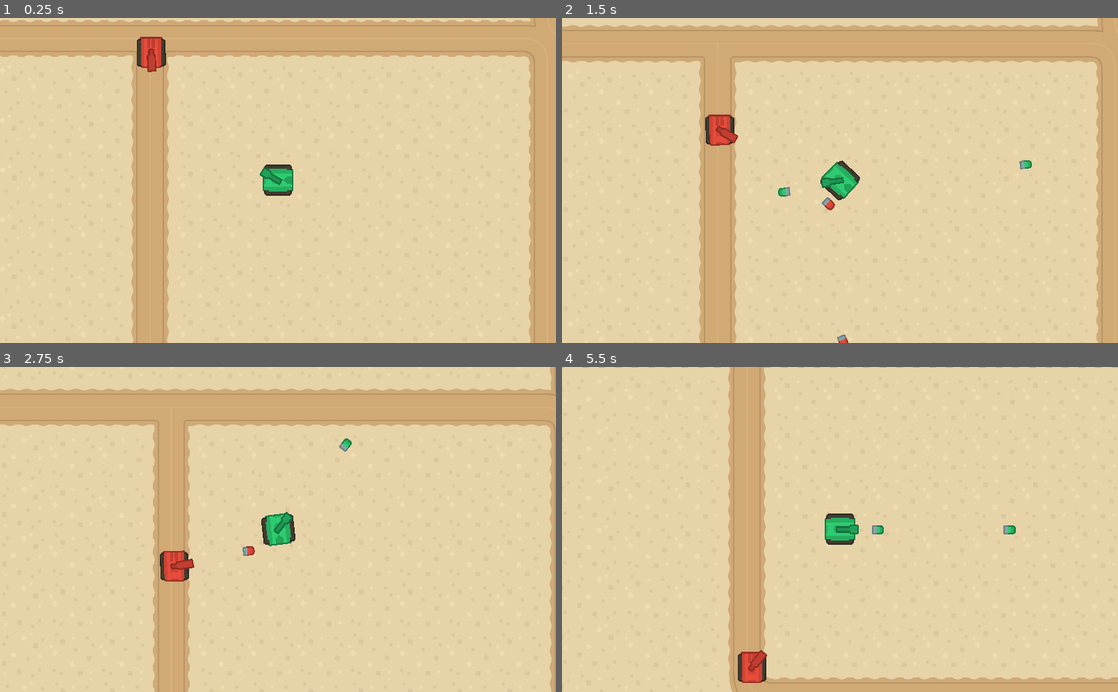
Above: before the commit, frames 1-4 (two rows, left to right).
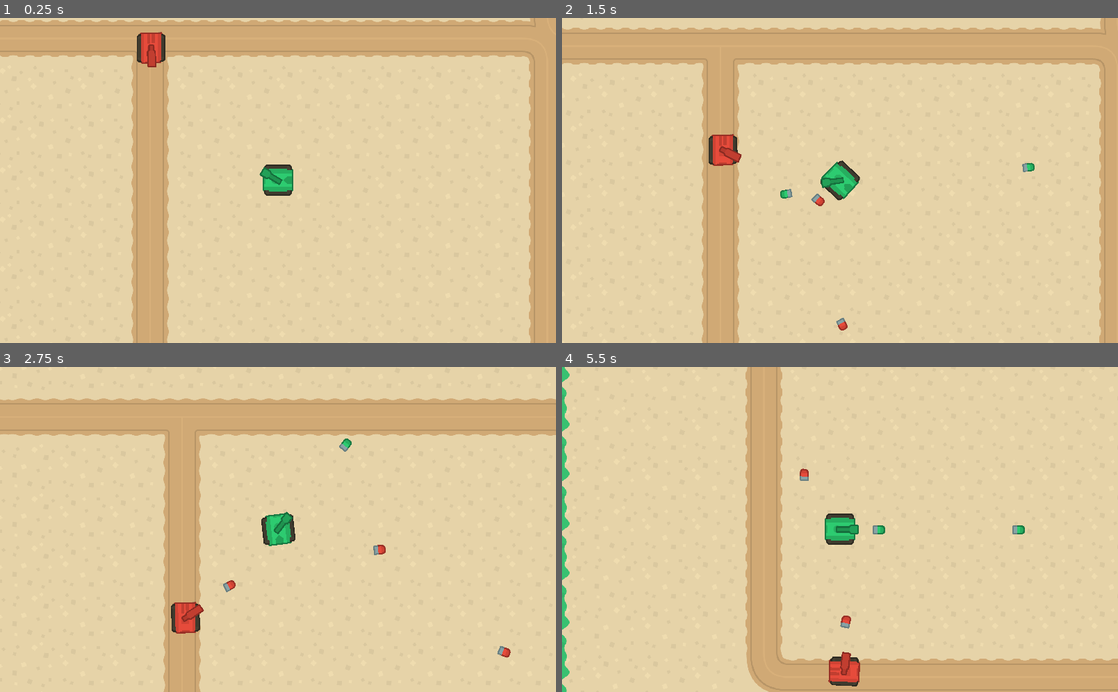
Above: after the commit, the same moments.

Repository: kansd1401/Topdown-Tank-game
Game: Godot game, scene res://maps/Map01.tscn
The game is run twice, just before and just after one commit, with the same random seed, the same clock (stepped at 60 frames per second) and the same inputs. This scene is started directly instead of the project's main scene.
Inputs (mouse positions are in pixels of both pictures, inside the frame that each line leads up to):
- Up to frame 1 (0.25 s): no input
- Up to frame 2 (1.5 s): move the mouse to (962, 164) at 0.52 s; hold D (ui_right) 0.53-1.28 s; hold Space (click) 0.53-1.28 s; move the mouse to (728, 196) at 1.27 s; hold S (ui_down) from 1.28 s (still down); tap Space (click) at 1.35 s
- Up to frame 3 (2.75 s): move the mouse to (333, 458) at 2.02 s; release S (ui_down) at 2.03 s; hold D (ui_right) from 2.03 s (still down); hold Space (click) from 2.03 s (still down)
- Up to frame 4 (5.5 s): move the mouse to (812, 594) at 2.77 s; release D (ui_right) at 2.78 s; release Space (click) at 2.78 s; hold W (ui_up) 2.78-3.53 s; tap Space (click) at 2.85, 4.35 s; move the mouse to (1006, 578) at 3.52 s; hold Space (click) 3.53-4.28 s; hold A (ui_left) 3.53-5.03 s; move the mouse to (673, 480) at 4.27 s; move the mouse to (867, 529) at 5.02 s; hold S (ui_down) from 5.03 s (still down); hold Space (click) from 5.03 s (still down)

The runs differ from the first frame. In frame 1, 0.2% of the frame differs, in the area x 24-30%, y 4-17%; in frame 2, 6.7%; in frame 3, 12%; in frame 4, 12%, in the area x 0-100%, y 0-100%.

Commit message:
enemy tanks stop if something is blocking their path

Diff:
--- a/tanks/EnemyTank.gd
+++ b/tanks/EnemyTank.gd
@@ -3,13 +3,20 @@
 onready var parent = get_parent()
 export (float) var turret_speed
 export (int) var detect_radius
+
+var speed = 0
 var target = null
+
 func _ready():
 	var circle = CircleShape2D.new()
 	$DetectRadius/CollisionShape2D.shape = circle
 	$DetectRadius/CollisionShape2D.shape.radius =  detect_radius
 
 func control(delta):
+	if $LookAhead1.is_colliding() or $LookAhead2.is_colliding():
+		speed = lerp(speed, 0, 0.1)
+	else:
+		speed = lerp(speed , max_speed, 0.1)
 	if parent is PathFollow2D:
 		parent.set_offset(parent.get_offset() + speed * delta)
 		position = Vector2()
--- a/tanks/EnemyTank.tscn
+++ b/tanks/EnemyTank.tscn
@@ -8,12 +8,12 @@
 [sub_resource type="RectangleShape2D" id=1]
 extents = Vector2( 39.6207, 35.3662 )
 
-[node name="EnemyTank" instance=ExtResource( 1 )]
+[node name="EnemyTank" index="0" instance=ExtResource( 1 )]
 collision_layer = 4
 collision_mask = 7
 script = ExtResource( 2 )
 Bullet = ExtResource( 3 )
-speed = 150
+max_speed = 200
 gun_cooldown = 0.5
 health = 100
 turret_speed = 3.0
@@ -40,5 +40,17 @@
 [node name="DetectRadius" type="Area2D" parent="." index="4"]
 
 [node name="CollisionShape2D" type="CollisionShape2D" parent="DetectRadius" index="0"]
+
+[node name="LookAhead1" type="RayCast2D" parent="." index="5"]
+position = Vector2( 0, 30 )
+enabled = true
+cast_to = Vector2( 100, 0 )
+collision_mask = 7
+
+[node name="LookAhead2" type="RayCast2D" parent="." index="6"]
+position = Vector2( 0, -30 )
+enabled = true
+cast_to = Vector2( 100, 0 )
+collision_mask = 7
 [connection signal="body_entered" from="DetectRadius" to="." method="_on_DetectRadius_body_entered"]
 [connection signal="body_exited" from="DetectRadius" to="." method="_on_DetectRadius_body_exited"]
--- a/tanks/Player.gd
+++ b/tanks/Player.gd
@@ -10,8 +10,8 @@
 	rotation += rotation_speed * rot_dir * delta
 	velocity = Vector2()
 	if Input.is_action_pressed("ui_up"):
-		velocity = Vector2(speed,0).rotated(rotation)
+		velocity = Vector2(max_speed,0).rotated(rotation)
 	if Input.is_action_pressed("ui_down"):
-		velocity = Vector2(-speed/2,0).rotated(rotation)
+		velocity = Vector2(-max_speed/2,0).rotated(rotation)
 	if Input.is_action_pressed("click"):
 		shoot()
--- a/tanks/Player.tscn
+++ b/tanks/Player.tscn
@@ -15,7 +15,7 @@
 collision_mask = 5
 script = ExtResource( 2 )
 Bullet = ExtResource( 3 )
-speed = 200
+max_speed = 300
 rotation_speed = 1.0
 gun_cooldown = 0.4
 health = 100
--- a/tanks/Tank.gd
+++ b/tanks/Tank.gd
@@ -5,7 +5,7 @@
 signal dead
 
 export (PackedScene) var Bullet
-export (int) var speed
+export (int) var max_speed
 export (float) var rotation_speed
 export (float) var gun_cooldown
 export (int) var health
